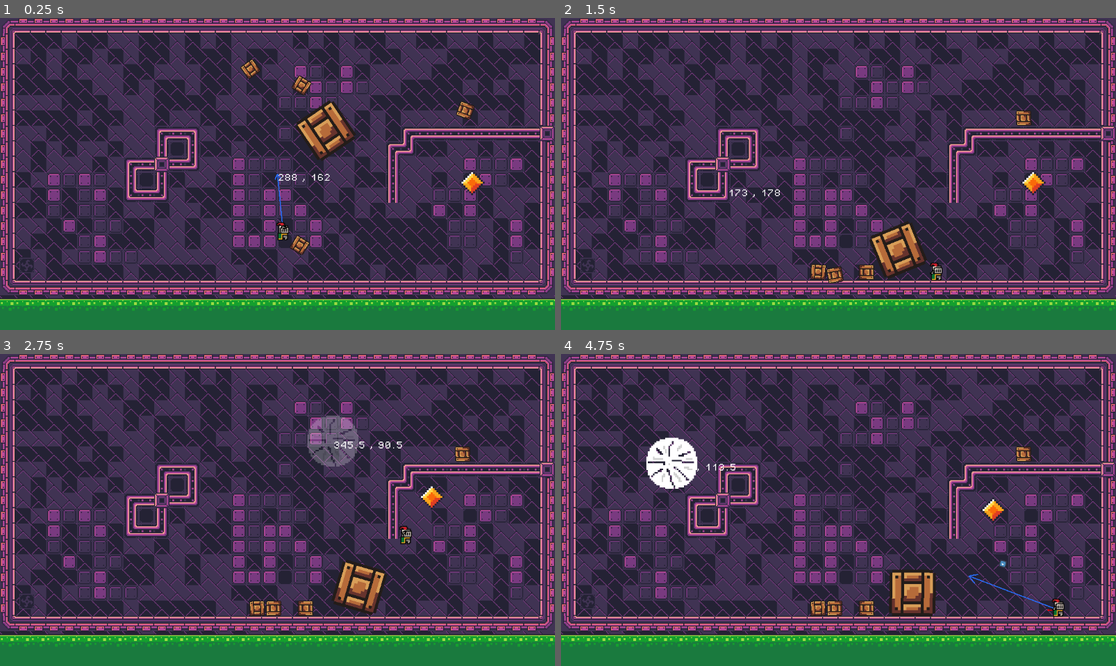
Above: before the commit, frames 1-4 (two rows, left to right).
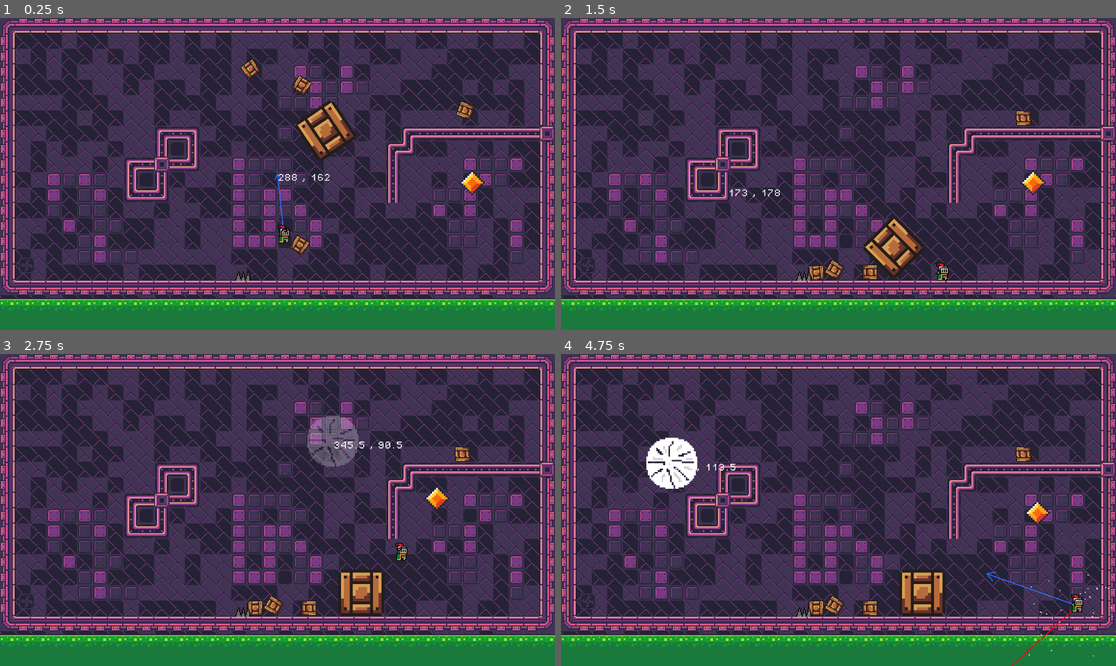
Above: after the commit, the same moments.

Repository: varblez/ZeroG
Game: Godot game, scene res://Scene/game.tscn
The game is run twice, just before and just after one commit, with the same random seed, the same clock (stepped at 60 frames per second) and the same inputs. The engine's default icon, where the game draws it, is replaced by a stand-in: a white triangle on a blue panel in a dark square.
Inputs (mouse positions are in pixels of both pictures, inside the frame that each line leads up to):
- Up to frame 1 (0.25 s): no input
- Up to frame 2 (1.5 s): tap Enter (ui_accept) at 0.5, 0.77 s; move the mouse to (960, 158) at 0.52 s; hold D (right) from 0.53 s (still down); tap G (gravity) at 0.6 s; move the mouse to (727, 189) at 1.27 s; click (727, 189) at 1.35 s
- Up to frame 3 (2.75 s): tap Enter (ui_accept) at 1.52 s; tap G (gravity) at 1.55, 2.3 s; move the mouse to (333, 441) at 2.02 s; release D (right) at 2.03 s; hold A (left) from 2.03 s (still down); hold Q (gadget) from 2.03 s (still down)
- Up to frame 4 (4.75 s): move the mouse to (810, 572) at 2.77 s; release A (left) at 2.78 s; release Q (gadget) at 2.78 s; hold D (right) 2.78-4.28 s; tap F (grab) at 2.85 s; tap Enter (ui_accept) at 3.02, 3.77, 4.52 s; tap G (gravity) at 3.05, 3.6, 4.55 s; move the mouse to (1005, 556) at 3.52 s; move the mouse to (672, 463) at 4.27 s; hold A (left) from 4.28 s (still down); right-click (672, 463) at 4.35 s

The runs differ from the first frame. In frame 1, 0.2% of the frame differs, in the area x 42-53%, y 50-85%; in frame 2, 1.7%; in frame 3, 1.9%; in frame 4, 2.3%, in the area x 42-100%, y 46-100%.

Commit message:
added spikes

Diff:
--- a/zerog/Scene/enemy.tscn
+++ b/zerog/Scene/enemy.tscn
@@ -60,12 +60,13 @@
 
 [sub_resource type="CircleShape2D" id="CircleShape2D_dmugp"]
 
-[node name="Enemy" type="CharacterBody2D"]
+[node name="Enemy" type="CharacterBody2D" node_paths=PackedStringArray("health")]
 collision_layer = 15
 collision_mask = 15
 motion_mode = 1
 wall_min_slide_angle = 0.0
 script = ExtResource("1_ecpso")
+health = NodePath("HealthComponent")
 
 [node name="AnimatedSprite2D" type="AnimatedSprite2D" parent="."]
 position = Vector2(1, -1)
@@ -112,5 +113,10 @@
 initial_velocity_min = 333.33
 initial_velocity_max = 727.27
 
+[node name="StunTimer" type="Timer" parent="."]
+wait_time = 0.5
+
 [connection signal="timeout" from="Timer" to="." method="_on_timer_timeout"]
+[connection signal="hit" from="HurtboxComponent" to="." method="_on_hurtbox_component_hit"]
 [connection signal="finished" from="DeathParticle" to="." method="_on_death_particle_finished"]
+[connection signal="timeout" from="StunTimer" to="." method="_on_stun_timer_timeout"]
--- a/zerog/Scene/game.tscn
+++ b/zerog/Scene/game.tscn
@@ -11,6 +11,7 @@
 [ext_resource type="PackedScene" uid="uid://b8mmgho8skv4b" path="res://Scene/box_big.tscn" id="9_066y3"]
 [ext_resource type="PackedScene" uid="uid://m8k7uvbaknsk" path="res://Scene/vent.tscn" id="10_ysqt1"]
 [ext_resource type="PackedScene" uid="uid://cx7as1rgkgn2y" path="res://Scene/enemy.tscn" id="11_tkr7c"]
+[ext_resource type="PackedScene" uid="uid://cgs1gwi4yf4nx" path="res://Scene/spikes.tscn" id="12_1ja38"]
 
 [sub_resource type="NavigationPolygon" id="NavigationPolygon_is8ue"]
 vertices = PackedVector2Array(8, 8, -8, 8, -8, -8, 8, -8)
@@ -125,7 +126,7 @@
 
 [node name="Player" parent="." node_paths=PackedStringArray("tools", "tool_2", "tool_3", "vent") instance=ExtResource("6_uotso")]
 z_index = 1
-position = Vector2(294, 224)
+position = Vector2(295, 227)
 tools = NodePath("../Tools")
 tool_2 = NodePath("../Tools/Tool2")
 tool_3 = NodePath("../Tools/Tool3")
@@ -155,3 +156,6 @@
 theme_override_font_sizes/font_size = 8
 text = "0.0"
 script = ExtResource("7_ni0se")
+
+[node name="Spikes" parent="." instance=ExtResource("12_1ja38")]
+position = Vector2(252, 265)
--- a/zerog/Scene/player2.tscn
+++ b/zerog/Scene/player2.tscn
@@ -7,6 +7,8 @@
 [ext_resource type="Script" path="res://Scripts/state_machine.gd" id="5_syr2t"]
 [ext_resource type="Script" path="res://Scripts/PlayerZeroG.gd" id="6_wvssg"]
 [ext_resource type="Script" path="res://Scripts/PlayerGravity.gd" id="7_iqmx1"]
+[ext_resource type="Script" path="res://Scripts/health_component.gd" id="8_xdf5k"]
+[ext_resource type="Script" path="res://Scripts/hurtbox_component.gd" id="9_jtpco"]
 
 [sub_resource type="PhysicsMaterial" id="PhysicsMaterial_pklmf"]
 friction = 10.0
@@ -32,7 +34,10 @@
 [sub_resource type="CircleShape2D" id="CircleShape2D_1knrq"]
 radius = 3.0
 
-[node name="Player" type="RigidBody2D"]
+[sub_resource type="CircleShape2D" id="CircleShape2D_q5u0b"]
+radius = 7.0
+
+[node name="Player" type="RigidBody2D" node_paths=PackedStringArray("health")]
 collision_layer = 2
 collision_mask = 15
 mass = 65.0
@@ -41,6 +46,7 @@
 contact_monitor = true
 max_contacts_reported = 4
 script = ExtResource("1_nr27m")
+health = NodePath("HealthComponent")
 
 [node name="AnimatedSprite2D" type="AnimatedSprite2D" parent="."]
 position = Vector2(0, -5)
@@ -117,5 +123,29 @@
 script = ExtResource("7_iqmx1")
 player = NodePath("../..")
 
+[node name="HealthComponent" type="Node2D" parent="."]
+script = ExtResource("8_xdf5k")
+
+[node name="HurtboxComponent" type="Area2D" parent="." node_paths=PackedStringArray("health_component")]
+collision_layer = 3
+collision_mask = 3
+script = ExtResource("9_jtpco")
+health_component = NodePath("../HealthComponent")
+
+[node name="CollisionShape2D" type="CollisionShape2D" parent="HurtboxComponent"]
+shape = SubResource("CircleShape2D_q5u0b")
+
+[node name="PainPartical" type="CPUParticles2D" parent="."]
+emitting = false
+amount = 43
+lifetime = 0.25
+one_shot = true
+spread = 180.0
+gravity = Vector2(0, 0)
+initial_velocity_min = 78.21
+initial_velocity_max = 351.96
+
 [connection signal="timeout" from="TouchTimer" to="." method="_on_touch_timer_timeout"]
 [connection signal="body_entered" from="Grabber" to="." method="_on_grabber_body_entered"]
+[connection signal="hit" from="HurtboxComponent" to="." method="_on_hurtbox_component_hit"]
+[connection signal="finished" from="PainPartical" to="." method="_on_pain_partical_finished"]
--- /dev/null
+++ b/zerog/Scene/spikes.tscn
@@ -0,0 +1,19 @@
+[gd_scene load_steps=4 format=3 uid="uid://cgs1gwi4yf4nx"]
+
+[ext_resource type="Script" path="res://Scripts/spikes.gd" id="1_c4gv4"]
+[ext_resource type="Texture2D" uid="uid://ctdmk6altsmks" path="res://Assets/spike.png" id="2_55bkk"]
+
+[sub_resource type="RectangleShape2D" id="RectangleShape2D_dmnqu"]
+size = Vector2(14, 9)
+
+[node name="Spikes" type="Area2D"]
+script = ExtResource("1_c4gv4")
+
+[node name="Sprite2D" type="Sprite2D" parent="."]
+texture = ExtResource("2_55bkk")
+
+[node name="CollisionShape2D" type="CollisionShape2D" parent="."]
+position = Vector2(0, 3.5)
+shape = SubResource("RectangleShape2D_dmnqu")
+
+[connection signal="area_entered" from="." to="." method="_on_area_entered"]
--- a/zerog/Scene/test_level.tscn
+++ b/zerog/Scene/test_level.tscn
@@ -6,6 +6,7 @@
 [ext_resource type="PackedScene" uid="uid://dg2yrle8wb5ro" path="res://Scene/tool.tscn" id="4_23qkw"]
 [ext_resource type="PackedScene" uid="uid://m8k7uvbaknsk" path="res://Scene/vent.tscn" id="5_3l5vg"]
 [ext_resource type="PackedScene" uid="uid://blevl387tqd0a" path="res://Scene/handle.tscn" id="6_fd4fu"]
+[ext_resource type="PackedScene" uid="uid://cgs1gwi4yf4nx" path="res://Scene/spikes.tscn" id="7_ruhko"]
 
 [node name="TestLevel" type="Node2D"]
 
@@ -50,3 +51,19 @@
 
 [node name="Handle4" parent="." instance=ExtResource("6_fd4fu")]
 position = Vector2(299, 77)
+
+[node name="Spikes" parent="." instance=ExtResource("7_ruhko")]
+position = Vector2(74, 225)
+rotation = -1.57079
+
+[node name="Spikes2" parent="." instance=ExtResource("7_ruhko")]
+position = Vector2(24, 151)
+rotation = -4.71238
+
+[node name="Spikes3" parent="." instance=ExtResource("7_ruhko")]
+position = Vector2(87, 23)
+rotation = -3.14159
+
+[node name="Spikes4" parent="." instance=ExtResource("7_ruhko")]
+position = Vector2(164, 74)
+rotation = -6.28318
--- a/zerog/Scripts/bullet.gd
+++ b/zerog/Scripts/bullet.gd
@@ -7,16 +7,17 @@
 	attack = Attack.new()
 	attack.damage = 20.0
 	attack.hit_position = position
-	attack.knockback = 10.0
+	attack.knockback = 50.0
 
 func _physics_process(delta: float) -> void:
 	position += transform.x * speed * delta
 
 
 func _on_area_entered(area: Area2D) -> void:
-	print(area.name)
+	#print(area.name)
 	if area is HurtboxComponent:
 		var h_box : HurtboxComponent = area
+		attack.hit_position = position
 		h_box.damage(attack)
 	queue_free()
 
--- a/zerog/Scripts/enemy.gd
+++ b/zerog/Scripts/enemy.gd
@@ -5,6 +5,8 @@
 @onready var navigation_agent_2d: NavigationAgent2D = $NavigationAgent2D
 @onready var animated_sprite_2d: AnimatedSprite2D = $AnimatedSprite2D
 @onready var death_particle: CPUParticles2D = $DeathParticle
+@export var health : HealthComponent
+@onready var stun_timer: Timer = $StunTimer
 
 @export var AI_On = true
 
@@ -28,3 +30,15 @@
 
 func _on_death_particle_finished() -> void:
 	queue_free()
+
+
+func _on_hurtbox_component_hit(attack: Attack) -> void:
+	if health:
+		health.damage(attack)
+	AI_On = false
+	stun_timer.start()
+	velocity = (global_position - attack.hit_position).normalized()*attack.knockback
+
+
+func _on_stun_timer_timeout() -> void:
+	AI_On = true
--- a/zerog/Scripts/health_component.gd
+++ b/zerog/Scripts/health_component.gd
@@ -2,7 +2,7 @@
 class_name HealthComponent
 
 var health : float
-var max_health : float = 100.0
+@export var max_health : float = 100.0
 
 func _ready() -> void:
 	health = max_health
--- a/zerog/Scripts/hurtbox_component.gd
+++ b/zerog/Scripts/hurtbox_component.gd
@@ -1,7 +1,11 @@
 extends Area2D
 class_name HurtboxComponent
+
 @export var health_component : HealthComponent
+signal hit(attack : Attack)
 
 func damage(attack : Attack):
-	if health_component:
-		health_component.damage(attack)
+	print("hit")
+	hit.emit(attack)
+	#if health_component:
+		#health_component.damage(attack)
--- a/zerog/Scripts/player_2.gd
+++ b/zerog/Scripts/player_2.gd
@@ -14,11 +14,13 @@
 var FREEZE_AREA = preload("res://Scene/freeze_area.tscn")
 var BULLET = preload("res://Scene/bullet.tscn")
 @onready var state_machine: Node2D = $StateMachine
+@onready var pain_partical: CPUParticles2D = $PainPartical
 #external nodes added in the inspector
 @export var tools: Node2D
 @export var tool_2: VectorTool
 @export var tool_3: VectorTool
 @export var vent : Node2D
+@export var health : HealthComponent
 #editable variables
 @export var slide_disconnect_speed : float = 30.0
 #internally used globabl variables
@@ -27,7 +29,7 @@
 var latched := false
 var GadgetLock = false
 var gravity_lock = false
-
+var buffered_knockback : Vector2
 
 func _physics_process(_delta: float) -> void:
 	grabber_logic()
@@ -107,3 +109,21 @@
 	var b = BULLET.instantiate()
 	owner.add_child(b)
 	b.transform = muzzle.get_global_transform()
+
+func on_die():
+	get_tree().reload_current_scene()
+
+func _on_hurtbox_component_hit(attack: Attack) -> void:
+	var knockback_vec = (global_position - attack.hit_position).normalized()
+	print(attack.hit_position)
+	print(knockback_vec)
+	#apply_central_impulse(knockback_vec*200)
+	set_deferred("sleeping", true)
+	set_deferred("freeze", true)
+	buffered_knockback = knockback_vec*1000
+	pain_partical.emitting = true
+	health.damage(attack)
+
+func _on_pain_partical_finished() -> void:
+	freeze = false
+	apply_central_impulse(buffered_knockback)
--- /dev/null
+++ b/zerog/Scripts/spikes.gd
@@ -0,0 +1,17 @@
+extends Area2D
+class_name Spikes
+
+@export var damage := 25.0
+@export var knockback := 50.0
+var attack_position := Vector2.ZERO
+
+
+
+func _on_area_entered(area: Area2D) -> void:
+	if area is HurtboxComponent:
+		var h_box : HurtboxComponent = area
+		var attack = Attack.new()
+		attack.damage = damage
+		attack.hit_position = global_position
+		attack.knockback = knockback
+		h_box.damage(attack)
Binary file added: zerog/Assets/spike.png
Not shown, added: zerog/Assets/spike.png.import
Not shown: 1 places in zerog/Scene/game.tscn that only renumber resources
Not shown: 1 places in zerog/Scene/player2.tscn that only renumber resources
Not shown: 1 places in zerog/Scene/test_level.tscn that only renumber resources
